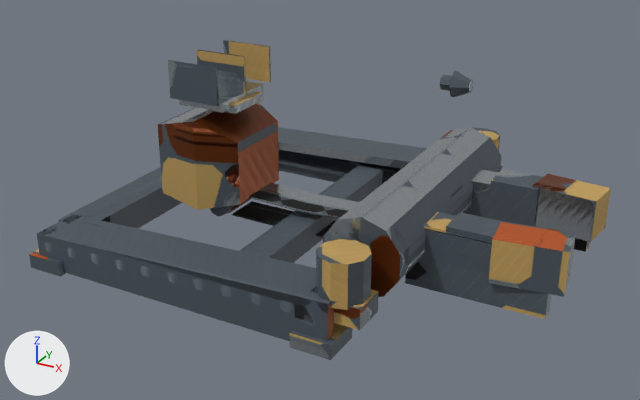
What one commit did to the glTF model assets/works/extractor/source/extractor_lod1.glb.
Rendered twice from a camera (50 mm lens) standing at (1.63, -3.03, 1.7) and looking at (0.02, -0.1, 0.23). The axes (+X, +Y, +Z) are drawn at lower left. The lights are the same throughout. The older version comes first. Vertices at exactly the same position are counted once.

Before the edit, the objects in view are built like this:
```python
me_belt_face_mesh = bpy.data.meshes.new('belt_face_Mesh')
me_belt_face_mesh.from_pydata(...)  # 136 vertices, 252 faces; spans x -0.514..0.3, y -0.17..0.17, z 0.051..0.18
me_belt_face_mesh.materials.append(mat_extractoratlas_lod1)
me_cube_008 = bpy.data.meshes.new('Cube.008')
me_cube_008.from_pydata(...)  # 140 vertices, 228 faces; spans x -0.5..0.32, y -1.06..0.47, z -0.12..0.22
me_cube_008.materials.append(mat_extractoratlas_lod1)
me_cylinder_006 = bpy.data.meshes.new('Cylinder.006')
me_cylinder_006.from_pydata(...)  # an 8-sided cylinder along x spanning x -0.035..0.035, y -0.036..0.036, z -0.036..0.036; an 8-sided cut cone along x (radius 0.065 at the low end, 0.03 at the high end) spanning x 0.024..0.104, y -0.065..0.065, z -0.065..0.065
me_cylinder_006.materials.append(mat_extractoratlas_lod1)
me_rail_p_mesh = bpy.data.meshes.new('rail_P_Mesh')
me_rail_p_mesh.from_pydata(...)  # 172 vertices, 288 faces; spans x -0.94..0.44, y -0.8..0.8, z 0.0..0.76
me_rail_p_mesh.materials.append(mat_extractoratlas_lod1)
ob_lod1_belt = bpy.data.objects.new('LOD1_belt', me_belt_face_mesh)
ob_lod1_belt.location = (0.0, 0.0, 0.0)
ob_lod1_extractor = bpy.data.objects.new('LOD1_extractor', me_rail_p_mesh)
ob_lod1_extractor.location = (0.0, 0.0, 0.0)
ob_lod1_head = bpy.data.objects.new('LOD1_head', me_cube_008)
ob_lod1_head.location = (0.765, 0.292, 0.2)
ob_lod1_lamp = bpy.data.objects.new('LOD1_lamp', me_cylinder_006)
ob_lod1_lamp.location = (0.24, 0.73, 0.55)
```
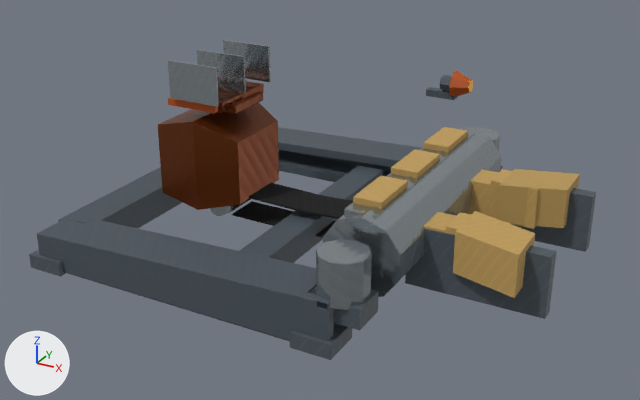
Where the newer file only moved an object's origin or applied its transform, the numbers keep the older frame.

Where the change shows, as pixel boxes (x1, y1, x2, y2) in the pictures (640 x 400 px; the box of a moved part takes in the faces that stretch with it):
'LOD1_extractor', reshaped: before (29, 40, 427, 360); after (29, 40, 422, 360)
'LOD1_head', reshaped: before (316, 127, 611, 330); after (316, 127, 596, 330)
'LOD1_lamp', reshaped (35% wider, 11% taller): before (440, 70, 473, 97); after (426, 70, 471, 100)
part 1 of me_rail_p_mesh, added: after (168, 97, 218, 113)
part 2 of me_rail_p_mesh, surface changed: (29, 40, 422, 360) in both
part 3 of me_cube_008, added: after (344, 131, 475, 218)
part 4 of me_cube_008, added (orange): after (353, 175, 408, 209)
part 5 of me_cube_008, added (orange): after (391, 149, 440, 179)
part 6 of me_cube_008, added (orange): after (423, 127, 468, 153)
part 7 of me_cube_008, moved or reshaped: before (532, 174, 611, 242); after (496, 169, 580, 228)
part 8 of me_cube_008, moved or reshaped: before (488, 221, 576, 297); after (453, 211, 535, 298)
part 9 of me_cube_008, surface changed: before (316, 128, 610, 330); after (316, 128, 596, 330)
part 10 of me_belt_face_mesh, surface changed (grey to black): (210, 183, 353, 238) in both
part 11 of me_cylinder_006, added: after (426, 87, 458, 100)
part 12 of me_cylinder_006, moved or reshaped: before (440, 72, 473, 96); after (440, 72, 471, 96)
part 13 of me_cylinder_006, surface changed (grey to brown): (442, 70, 471, 97) in both

Patch to the scene script:
```diff
--- a/assets/works/extractor/source/extractor_lod1.glb.py
+++ b/assets/works/extractor/source/extractor_lod1.glb.py
@@ me_rail_p_mesh @@
 # used by ob_lod1_extractor; location = (0.0, 0.0, 0.0)
-me_rail_p_mesh.from_pydata(...)  # 172 vertices, 288 faces; spans x -0.94..0.44, y -0.8..0.8, z 0.0..0.76
+me_rail_p_mesh.from_pydata(...)  # 180 vertices, 300 faces; spans x -0.94..0.44, y -0.8..0.8, z 0.0..0.76
+# me_rail_p_mesh part 1: a new loose piece, a box spanning x -0.67..-0.43, y -0.185..-0.015, z 0.56..0.59, in mat_extractoratlas_lod1
+# me_rail_p_mesh part 2: 283 kept faces spanning x -0.94..0.44, y -0.8..0.8, z 0.0..0.76 get new texture (UV) coordinates
 me_rail_p_mesh.materials.append(mat_extractoratlas_lod1)
@@ me_cube_008 @@
 # used by ob_lod1_head; location = (0.765, 0.292, 0.2)
-me_cube_008.from_pydata(...)  # 140 vertices, 228 faces; spans x -0.5..0.32, y -1.06..0.47, z -0.12..0.22
+me_cube_008.from_pydata(...)  # 172 vertices, 276 faces; spans x -0.5..0.26, y -1.06..0.47, z -0.12..0.24
+# me_cube_008 part 3: a new loose piece, a box spanning x -0.433..-0.308, y -0.793..0.208, z 0.158..0.218, in mat_extractoratlas_lod1
+# me_cube_008 part 4: a new loose piece, a box spanning x -0.43..-0.32, y -0.727..-0.497, z 0.197..0.242, in mat_extractoratlas_lod1
+# me_cube_008 part 5: a new loose piece, a box spanning x -0.43..-0.32, y -0.407..-0.177, z 0.197..0.242, in mat_extractoratlas_lod1
+# me_cube_008 part 6: a new loose piece, a box spanning x -0.43..-0.32, y -0.087..0.143, z 0.197..0.242, in mat_extractoratlas_lod1
+# me_cube_008 part 7: 7 vertices moved from x 0.04..0.32, y -0.14..0.05, z -0.02..0.15 to x -0.07..0.18, y -0.15..0.12, z -0.02..0.15; 1 vertex removed from x 0.04, y -0.11, z -0.02; 1 vertex added at x -0.07, y -0.15, z -0.02
+# me_cube_008 part 8: 5 vertices moved from x 0.04..0.3, y -0.64..-0.45, z -0.02..0.15 to x -0.07..0.18, y -0.7..-0.51, z -0.02..0.15; 3 vertices removed from x 0.06..0.32, y -0.64..-0.61, z -0.02..0.15; 3 vertices added at x -0.07, y -0.63..-0.43, z -0.02..0.15
+# me_cube_008 part 9: 211 kept faces spanning x -0.5..0.26, y -1.06..0.47, z -0.12..0.22 get new texture (UV) coordinates
 me_cube_008.materials.append(mat_extractoratlas_lod1)
@@ me_belt_face_mesh @@
 me_belt_face_mesh.from_pydata(...)  # 136 vertices, 252 faces; spans x -0.514..0.3, y -0.17..0.17, z 0.051..0.18
 # used by ob_lod1_belt; location = (0.0, 0.0, 0.0)
+# me_belt_face_mesh part 10: texture (UV) coordinates of 252 of 252 faces, centred in x -0.51..0.3, y -0.17..0.17, z 0.052..0.18, changed; they spanned u 0.01..0.97, v 0.01..0.97 and now span u 0.01..0.83, v 0.01..0.81
 me_belt_face_mesh.materials.append(mat_extractoratlas_lod1)
@@ me_cylinder_006 @@
 # used by ob_lod1_lamp; location = (0.24, 0.73, 0.55)
-me_cylinder_006.from_pydata(...)  # 32 vertices, 56 faces; spans x -0.035..0.104, y -0.065..0.065, z -0.065..0.065
+me_cylinder_006.from_pydata(...)  # 40 vertices, 68 faces; spans x -0.105..0.104, y -0.065..0.065, z -0.071..0.065
+# me_cylinder_006 part 11: a new loose piece, a box spanning x -0.105..0.035, y -0.022..0.022, z -0.071..-0.039, in mat_extractoratlas_lod1
+# me_cylinder_006 part 12
+# 14 faces are deleted
+# 14 new faces join them
+# me_cylinder_006 part 13: 42 kept faces spanning x -0.035..0.104, y -0.065..0.065, z -0.065..0.065 get new texture (UV) coordinates
 me_cylinder_006.materials.append(mat_extractoratlas_lod1)
```
